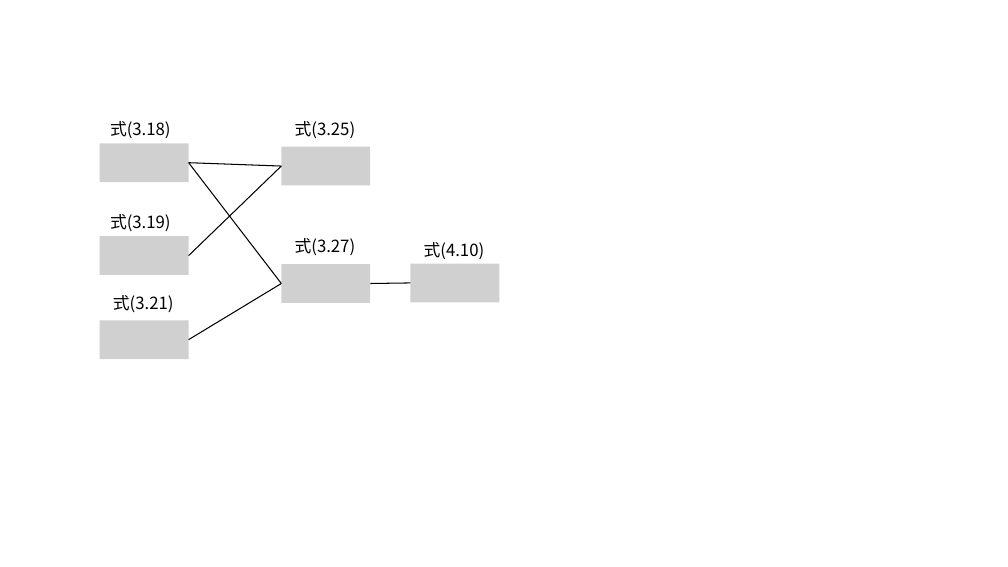
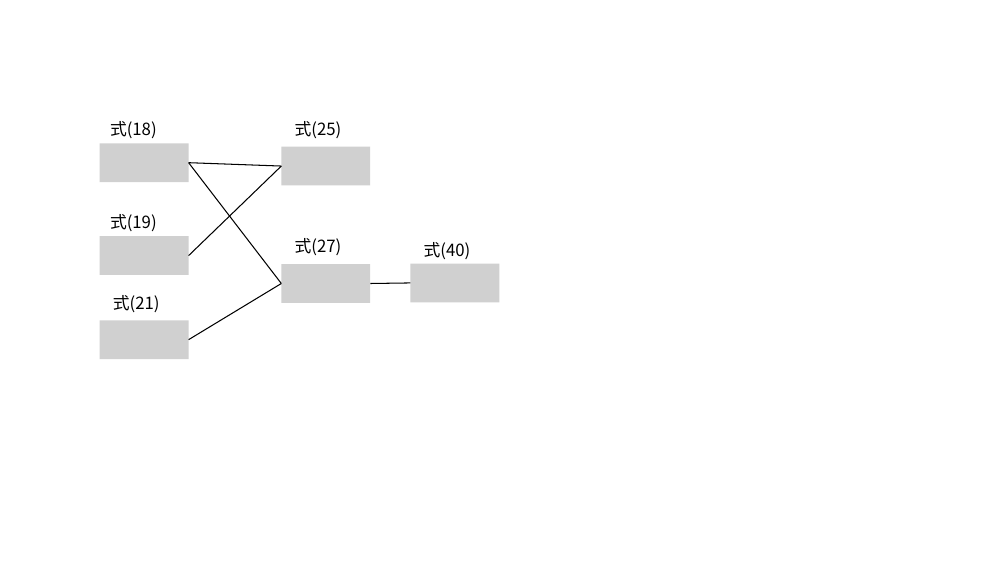
Before and after one commit to DEE-BRI/heat_load_calc, a slide deck: slide 1 of docs/source/_static/images/dependencies.pptx. Drawn at 1008x567 pixels with LibreOffice and Linux fonts; fonts in the diff are those of the drawing; grey boxes stand for pictures. Boxes give left, top, right and bottom in pixels: in the first picture for what was removed or moved away, otherwise in the second. Text is boxed around its words. In the diff, an @@ line names an element or a change of style, - is before the commit and + after.

```diff
--- a/docs/source/_static/images/dependencies.pptx
+++ b/docs/source/_static/images/dependencies.pptx
@@ text at (110,121,157,138): text changed @@
-式(3.18)
+式(18)
@@ text at (295,121,342,138): text changed @@
-式(3.25)
+式(25)
@@ text at (110,214,157,231): text changed @@
-式(3.19)
+式(19)
@@ text at (295,238,342,255): text changed @@
-式(3.27)
+式(27)
@@ text at (424,242,471,259): text changed @@
-式(4.10)
+式(40)
@@ text at (113,295,160,312): text changed @@
-式(3.21)
+式(21)
```
Also in this commit, not shown: 2 other slides changed, 41 other files.
